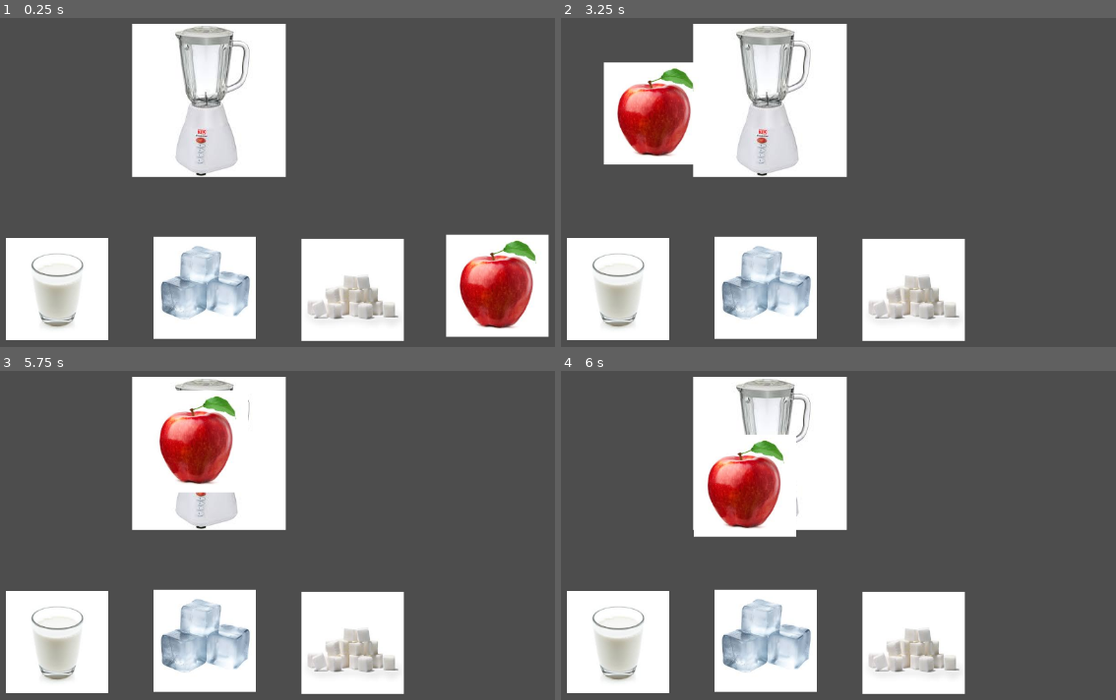
Above: before the commit, frames 1-4 (two rows, left to right).
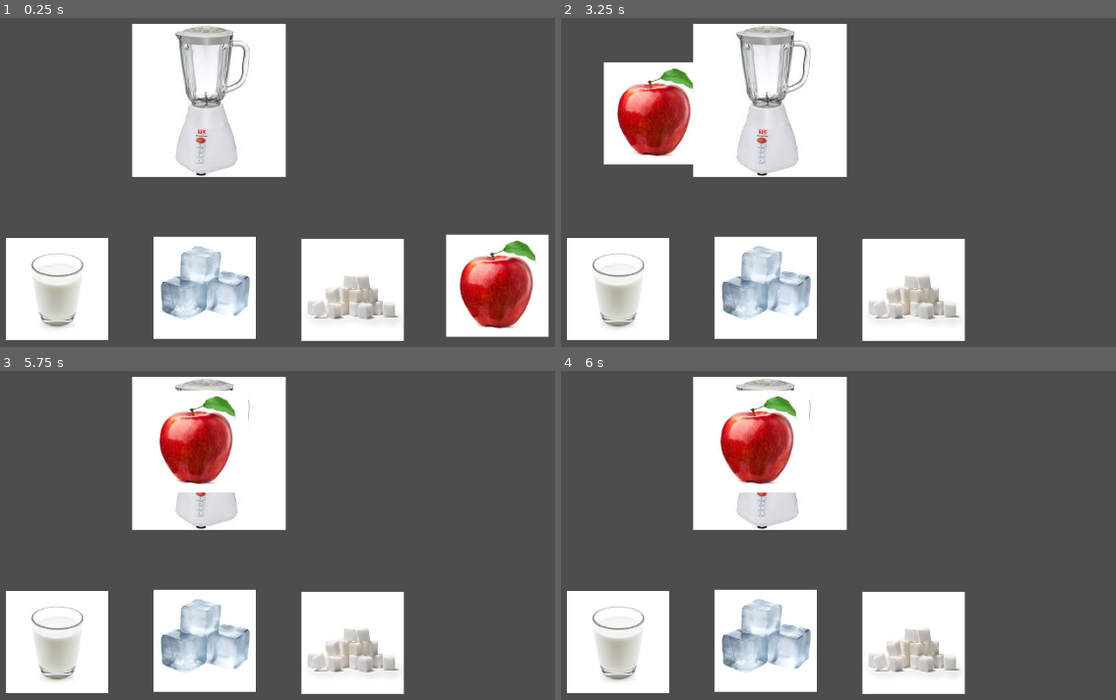
Above: after the commit, the same moments.

Repository: the-real-ronji/MiniJameGam50
Game: Godot game, scene res://Scenes/Main.tscn
The game is run twice, just before and just after one commit, with the same random seed, the same clock (stepped at 60 frames per second) and the same inputs.
Inputs (mouse positions are in pixels of both pictures, inside the frame that each line leads up to):
- Up to frame 1 (0.25 s): no input
- Up to frame 2 (3.25 s): tap Enter (ui_accept) at 0.5, 2.75 s; drag from (916, 291) to (971, 83) at 0.52 s; drag from (616, 287) to (849, 268) at 1.27 s; move the mouse to (766, 287) at 2.02 s; tap S (s) at 2.1 s; click (766, 287) at 2.17 s; tap W (w) at 2.3 s; drag from (1060, 284) to (655, 113) at 2.77 s
- Up to frame 3 (5.75 s): move the mouse to (outside the picture) at 3.52 s; tap A (a) at 3.6 s; click (outside the picture) at 3.67 s; tap Enter (ui_accept) at 3.77, 4.25, 5 s; tap D (d) at 3.8 s; drag from (94, 466) to (210, 423) at 4.27 s; move the mouse to (371, 532) at 5.02 s; tap S (s) at 5.1 s; click (371, 532) at 5.17 s; tap W (w) at 5.3 s
- Up to frame 4 (6 s): tap Enter (ui_accept) at 5.75 s; drag from (771, 423) to (733, 555) at 5.77 s

Frames 1-3 are identical in both runs. In frame 4, 5.6% of the frame differs, in the area x 23-45%, y 5-51%.

Commit message:
if ingredient is correct cant drag out blender

Diff:
--- a/Scenes/Main.tscn
+++ b/Scenes/Main.tscn
@@ -92,10 +92,10 @@
 
 [node name="QTEPanel" parent="." instance=ExtResource("11_4kpch")]
 layout_mode = 1
-offset_left = 669.0
-offset_top = 59.0
-offset_right = -79.0
-offset_bottom = -372.0
+offset_left = 633.0
+offset_top = 70.0
+offset_right = -115.0
+offset_bottom = -361.0
 
 [node name="Phases" type="Control" parent="QTEPanel"]
 anchors_preset = 0
@@ -111,6 +111,7 @@
 offset_bottom = 23.0
 
 [node name="GameOver" type="CanvasLayer" parent="."]
+visible = false
 script = ExtResource("13_frkhe")
 
 [node name="Panel" type="Panel" parent="GameOver"]
--- a/Scripts/apple_ingredient.gd
+++ b/Scripts/apple_ingredient.gd
@@ -3,11 +3,15 @@
 var dragging := false
 var ingredient_name := "apple"
 var original_position : Vector2
+var locked := false
 
 func _ready():
 	original_position = position
 
 func _gui_input(event):
+	if locked:
+		return
+
 	if event is InputEventMouseButton:
 		if event.button_index == MOUSE_BUTTON_LEFT and event.pressed:
 			dragging = true
@@ -28,6 +32,7 @@
 		var accepted = blender.accept_ingredient(ingredient_name)
 		if accepted:
 			position = blender.position + Vector2(20, 20)
+			locked = true
 		else:
 			position = original_position
 	else:
--- a/Scripts/banana_ingredient.gd
+++ /dev/null
@@ -1,37 +0,0 @@
-extends TextureRect
-
-var dragging := false
-var ingredient_name := "banana"
-var original_position : Vector2
-
-func _ready():
-	original_position = position  # remember starting spot
-
-func _gui_input(event):
-	if event is InputEventMouseButton:
-		if event.button_index == MOUSE_BUTTON_LEFT and event.pressed:
-			dragging = true
-			grab_focus()
-		elif event.button_index == MOUSE_BUTTON_LEFT and not event.pressed:
-			dragging = false
-			_check_drop_zone()
-
-	if event is InputEventMouseMotion and dragging:
-		position += event.relative
-
-func _check_drop_zone():
-	var blender = get_parent().get_node("BlenderZone")
-	var ingredient_rect = get_global_rect()
-	var blender_rect = blender.get_global_rect()
-
-	if ingredient_rect.intersects(blender_rect):
-		var accepted = blender.accept_ingredient(ingredient_name)
-		if accepted:
-			# ✅ Correct ingredient stays inside blender
-			position = blender.position + Vector2(20, 20)  # offset so it sits inside
-		else:
-			# ❌ Wrong ingredient goes back to shelf
-			position = original_position
-	else:
-		# ↩️ Not dropped in blender → return to shelf
-		position = original_position
--- a/Scripts/cookies_ingredient.gd
+++ /dev/null
@@ -1,37 +0,0 @@
-extends TextureRect
-
-var dragging := false
-var ingredient_name := "cookies"
-var original_position : Vector2
-
-func _ready():
-	original_position = position  # remember starting spot
-
-func _gui_input(event):
-	if event is InputEventMouseButton:
-		if event.button_index == MOUSE_BUTTON_LEFT and event.pressed:
-			dragging = true
-			grab_focus()
-		elif event.button_index == MOUSE_BUTTON_LEFT and not event.pressed:
-			dragging = false
-			_check_drop_zone()
-
-	if event is InputEventMouseMotion and dragging:
-		position += event.relative
-
-func _check_drop_zone():
-	var blender = get_parent().get_node("BlenderZone")
-	var ingredient_rect = get_global_rect()
-	var blender_rect = blender.get_global_rect()
-
-	if ingredient_rect.intersects(blender_rect):
-		var accepted = blender.accept_ingredient(ingredient_name)
-		if accepted:
-			# ✅ Correct ingredient stays inside blender
-			position = blender.position + Vector2(20, 20)  # offset so it sits inside
-		else:
-			# ❌ Wrong ingredient goes back to shelf
-			position = original_position
-	else:
-		# ↩️ Not dropped in blender → return to shelf
-		position = original_position
--- a/Scripts/honey_ingredient.gd
+++ /dev/null
@@ -1,42 +0,0 @@
-extends TextureRect
-
-var dragging: bool = false
-@export var ingredient_name: String = "honey"
-var original_position: Vector2
-
-func _ready() -> void:
-	original_position = position  # remember starting spot
-	mouse_filter = Control.MOUSE_FILTER_PASS  # ensure _gui_input receives events
-
-func _gui_input(event: InputEvent) -> void:
-	if event is InputEventMouseButton:
-		if event.button_index == MOUSE_BUTTON_LEFT and event.pressed:
-			dragging = true
-			grab_focus()
-		elif event.button_index == MOUSE_BUTTON_LEFT and not event.pressed:
-			dragging = false
-			_check_drop_zone()
-
-	elif event is InputEventMouseMotion and dragging:
-		position += event.relative
-
-func _check_drop_zone() -> void:
-	var blender: Node = get_parent().get_node("BlenderZone")
-	var ingredient_rect: Rect2 = Rect2(global_position, size)
-	var blender_rect: Rect2 = Rect2(blender.global_position, blender.size)
-
-	if ingredient_rect.intersects(blender_rect):
-		if blender.has_method("accept_ingredient"):
-			var accepted: bool = blender.accept_ingredient(ingredient_name)
-			if accepted:
-				# Snap into blender zone
-				position = blender.position + Vector2(20, 20)
-			else:
-				# Wrong ingredient → return to shelf
-				position = original_position
-		else:
-			# Fallback if blender has no accept_ingredient
-			position = original_position
-	else:
-		# Dropped outside blender → return to shelf
-		position = original_position
--- a/Scripts/ice_ingredient.gd
+++ b/Scripts/ice_ingredient.gd
@@ -3,11 +3,15 @@
 var dragging := false
 var ingredient_name := "ice"
 var original_position : Vector2
+var locked := false
 
 func _ready():
 	original_position = position
 
 func _gui_input(event):
+	if locked:
+		return
+
 	if event is InputEventMouseButton:
 		if event.button_index == MOUSE_BUTTON_LEFT and event.pressed:
 			dragging = true
@@ -28,6 +32,7 @@
 		var accepted = blender.accept_ingredient(ingredient_name)
 		if accepted:
 			position = blender.position + Vector2(20, 20)
+			locked = true
 		else:
 			position = original_position
 	else:
--- a/Scripts/meat_ingredient.gd
+++ /dev/null
@@ -1,34 +0,0 @@
-extends TextureRect
-
-var dragging := false
-var ingredient_name := "meat"
-var original_position : Vector2
-
-func _ready():
-	original_position = position
-
-func _gui_input(event):
-	if event is InputEventMouseButton:
-		if event.button_index == MOUSE_BUTTON_LEFT and event.pressed:
-			dragging = true
-			grab_focus()
-		elif event.button_index == MOUSE_BUTTON_LEFT and not event.pressed:
-			dragging = false
-			_check_drop_zone()
-
-	if event is InputEventMouseMotion and dragging:
-		position += event.relative
-
-func _check_drop_zone():
-	var blender = get_parent().get_node("BlenderZone")
-	var ingredient_rect = get_global_rect()
-	var blender_rect = blender.get_global_rect()
-
-	if ingredient_rect.intersects(blender_rect):
-		var accepted = blender.accept_ingredient(ingredient_name)
-		if accepted:
-			position = blender.position + Vector2(20, 20)
-		else:
-			position = original_position
-	else:
-		position = original_position
--- a/Scripts/milk_ingredient.gd
+++ b/Scripts/milk_ingredient.gd
@@ -3,11 +3,15 @@
 var dragging := false
 var ingredient_name := "milk"
 var original_position : Vector2
+var locked := false
 
 func _ready():
 	original_position = position
 
 func _gui_input(event):
+	if locked:
+		return
+
 	if event is InputEventMouseButton:
 		if event.button_index == MOUSE_BUTTON_LEFT and event.pressed:
 			dragging = true
@@ -28,6 +32,7 @@
 		var accepted = blender.accept_ingredient(ingredient_name)
 		if accepted:
 			position = blender.position + Vector2(20, 20)
+			locked = true
 		else:
 			position = original_position
 	else:
--- a/Scripts/strawberry_ingredient.gd
+++ /dev/null
@@ -1,34 +0,0 @@
-extends TextureRect
-
-var dragging := false
-var ingredient_name := "strawberry"
-var original_position : Vector2
-
-func _ready():
-	original_position = position
-
-func _gui_input(event):
-	if event is InputEventMouseButton:
-		if event.button_index == MOUSE_BUTTON_LEFT and event.pressed:
-			dragging = true
-			grab_focus()
-		elif event.button_index == MOUSE_BUTTON_LEFT and not event.pressed:
-			dragging = false
-			_check_drop_zone()
-
-	if event is InputEventMouseMotion and dragging:
-		position += event.relative
-
-func _check_drop_zone():
-	var blender = get_parent().get_node("BlenderZone")
-	var ingredient_rect = get_global_rect()
-	var blender_rect = blender.get_global_rect()
-
-	if ingredient_rect.intersects(blender_rect):
-		var accepted = blender.accept_ingredient(ingredient_name)
-		if accepted:
-			position = blender.position + Vector2(20, 20)
-		else:
-			position = original_position
-	else:
-		position = original_position
--- a/Scripts/sugarcubes_ingredient.gd
+++ b/Scripts/sugarcubes_ingredient.gd
@@ -3,11 +3,15 @@
 var dragging := false
 var ingredient_name := "sugarcubes"
 var original_position : Vector2
+var locked := false
 
 func _ready():
 	original_position = position
 
 func _gui_input(event):
+	if locked:
+		return
+
 	if event is InputEventMouseButton:
 		if event.button_index == MOUSE_BUTTON_LEFT and event.pressed:
 			dragging = true
@@ -28,6 +32,7 @@
 		var accepted = blender.accept_ingredient(ingredient_name)
 		if accepted:
 			position = blender.position + Vector2(20, 20)
+			locked = true
 		else:
 			position = original_position
 	else:
Not shown, removed: Scripts/banana_ingredient.gd.uid
Not shown, removed: Scripts/cookies_ingredient.gd.uid
Not shown, removed: Scripts/honey_ingredient.gd.uid
Not shown, removed: Scripts/meat_ingredient.gd.uid
Not shown, removed: Scripts/strawberry_ingredient.gd.uid
Renamed: Scenes/ice_bar.gd -> ice_bar.gd
Renamed: Scenes/ice_bar.gd.uid -> ice_bar.gd.uid
